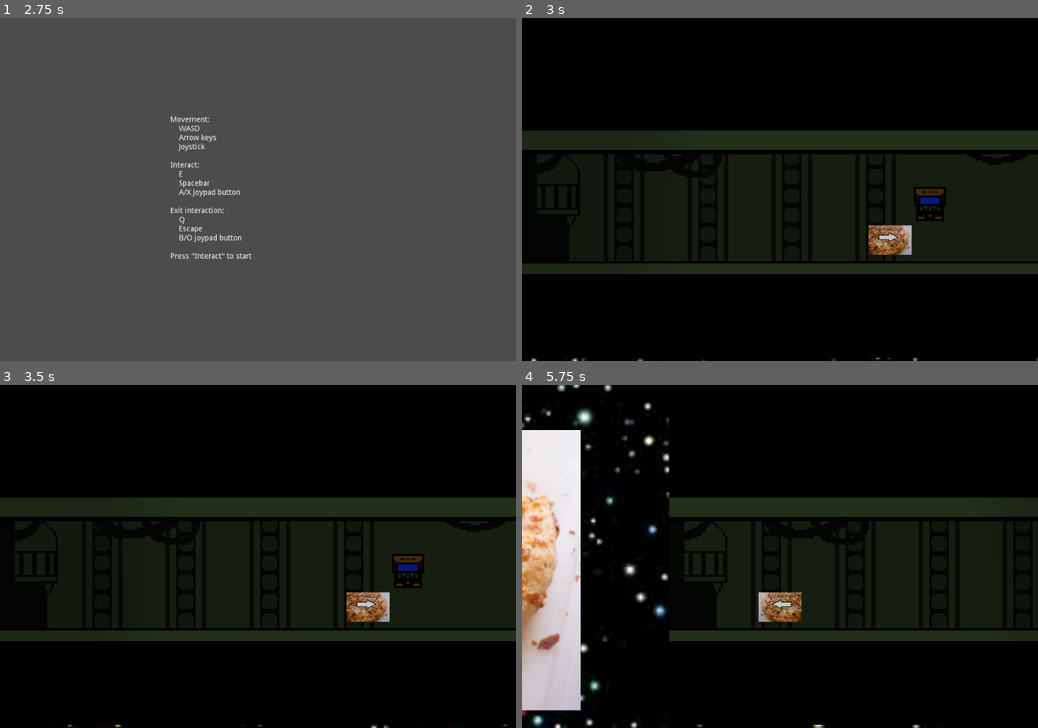
Above: before the commit, frames 1-4 (two rows, left to right).
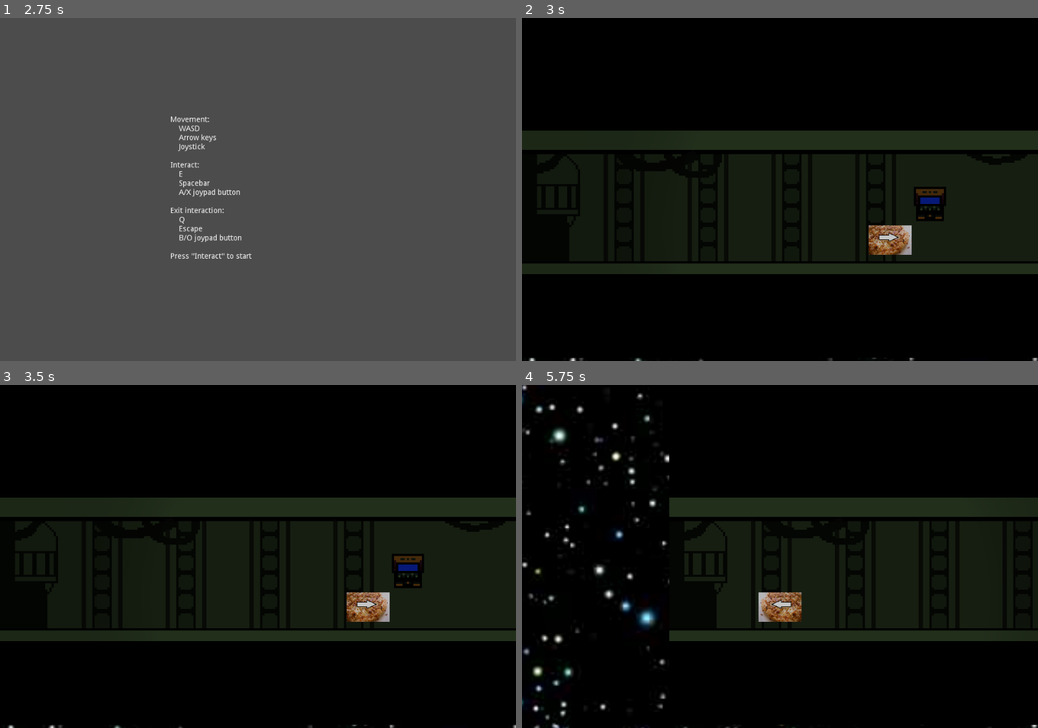
Above: after the commit, the same moments.

Repository: feyrkh/game-jam
Game: Godot game, scene res://levels/splashscreen/SplashScreen.tscn
Two runs of this game, one before a commit and one after it. Both use one fixed random seed, a clock stepped at 60 frames per second and the inputs below.
Inputs:
- Up to frame 1 (2.75 s): tap Enter (ui_accept) at 0.5, 1.35, 1.52, 1.82 s; hold Right (ui_right) 0.53-1.28 s; hold Enter (ui_accept) 0.53-1.28 s; hold Down (ui_down) 1.28-2.03 s; hold Right (ui_right) from 2.03 s (still down); hold Enter (ui_accept) from 2.03 s (still down)
- Up to frame 2 (3 s): release Right (ui_right) at 2.78 s; release Enter (ui_accept) at 2.78 s; hold Up (ui_up) from 2.78 s (still down); tap Enter (ui_accept) at 2.85 s
- Up to frame 3 (3.5 s): keep holding Up (ui_up); tap Enter (ui_accept) at 3.02, 3.32 s
- Up to frame 4 (5.75 s): tap Enter (ui_accept) at 3.5, 4.35, 4.52, 4.82 s; release Up (ui_up) at 3.53 s; hold Enter (ui_accept) 3.53-4.28 s; hold Left (ui_left) 3.53-5.03 s; hold Down (ui_down) from 5.03 s (still down); hold Enter (ui_accept) from 5.03 s (still down)

Frame 1 is identical in both runs. In frame 2, less than 0.1% of the frame differs, in the area x 1-100%, y 99-100%; in frame 3, 0.1%; in frame 4, 12%, in the area x 0-100%, y 0-100%.

Commit message:
Slower game over man

Diff:
--- a/01_space_horror/levels/demo/MachineInteractionDemo.tscn
+++ b/01_space_horror/levels/demo/MachineInteractionDemo.tscn
@@ -32,7 +32,7 @@
 
 [node name="StarbeastRoom" parent="Rooms" instance=ExtResource( 9 )]
 position = Vector2( 2, 90.9492 )
-approachMinutes = 0.1
+approachMinutes = 0.8
 
 [node name="hallway" parent="Rooms" instance=ExtResource( 5 )]
 position = Vector2( 259.922, 82.782 )
